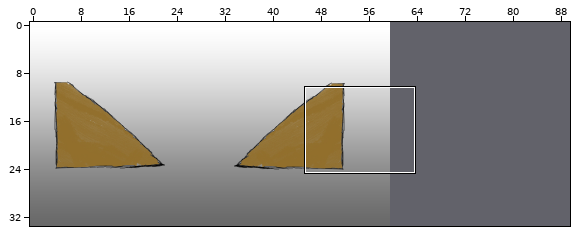
Two states of a Tiled map, android/assets/maps/Level5.tmx. Above: a wide view before the commit, with the close-up outlined.
Close-up. The starting point:
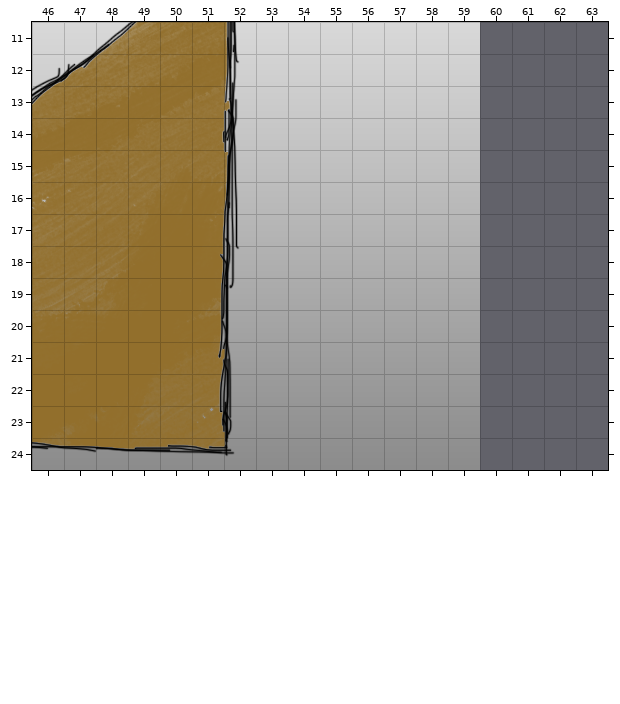
Cells are 32x32 px. Shown: x 46..63, y 11..24. The commit also changed other parts of the map, which this record leaves out. The old version is drawn lined up with the new one.
After the commit:
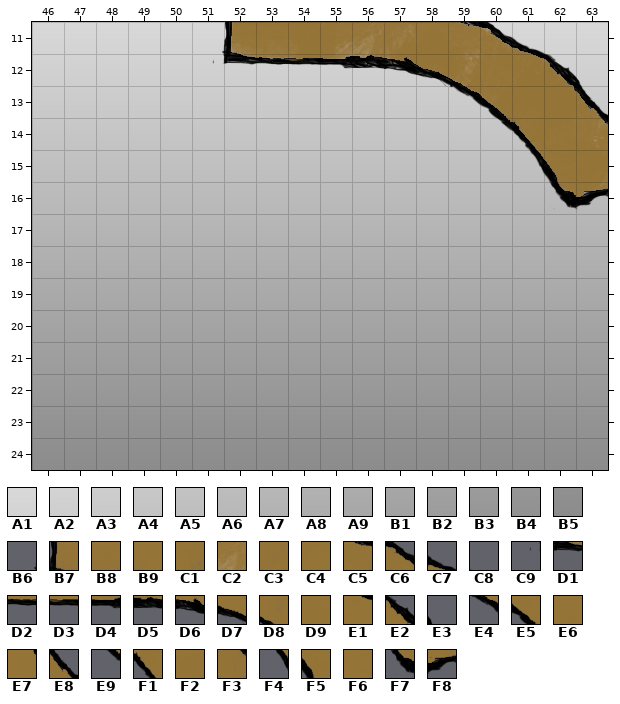
Key: from "Level2_Background": A1 600, A2 660, A3 720, A4 780, A5 840, A6 900, A7 960, A8 1020, A9 1080, B1 1140, B2 1200, B3 1260, B4 1320, B5 1380; from "Level3_Platform2": B6 30, B7 31, B8 32, B9 33, C1 34, C2 35, C3 36, C4 37, C5 38, C6 39, C7 40, C8 41, C9 45, D1 46, D2 47, D3 48, D4 49, D5 50, D6 51, D7 52, D8 53, D9 54, E1 55, E2 56, E3 57, E4 68, E5 69, E6 70, E7 71, E8 72, E9 84, F1 85, F2 86, F3 87, F4 100, F5 101, F6 102, F7 116, F8 117.
__ is an empty cell.
Tiles of an added or newly shown layer are drawn over the layers below it.
See-through tiles are keyed as they look on the map.
From old to new:
{"change": "map size 60x34 -> 90x34 cells"}
{"change": "layer \"Capa de Imagen 2\" removed"}
{"where": "layer \"Background\""}
{"y":11,"x":60,"old":"__ __ __ __","new":"A1 A1 A1 A1"}
{"y":12,"x":60,"old":"__ __ __ __","new":"A2 A2 A2 A2"}
{"y":13,"x":60,"old":"__ __ __ __","new":"A3 A3 A3 A3"}
{"y":14,"x":60,"old":"__ __ __ __","new":"A4 A4 A4 A4"}
{"y":15,"x":60,"old":"__ __ __ __","new":"A5 A5 A5 A5"}
{"y":16,"x":60,"old":"__ __ __ __","new":"A6 A6 A6 A6"}
{"y":17,"x":60,"old":"__ __ __ __","new":"A7 A7 A7 A7"}
{"y":18,"x":60,"old":"__ __ __ __","new":"A8 A8 A8 A8"}
{"y":19,"x":60,"old":"__ __ __ __","new":"A9 A9 A9 A9"}
{"y":20,"x":60,"old":"__ __ __ __","new":"B1 B1 B1 B1"}
{"y":21,"x":60,"old":"__ __ __ __","new":"B2 B2 B2 B2"}
{"y":22,"x":60,"old":"__ __ __ __","new":"B3 B3 B3 B3"}
{"y":23,"x":60,"old":"__ __ __ __","new":"B4 B4 B4 B4"}
{"y":24,"x":60,"old":"__ __ __ __","new":"B5 B5 B5 B5"}
{"where": "layer \"Platforms\" (added)"}
{"y":11,"x":51,"old":"__ __ __ __ __ __ __ __ __ __ __ __","new":"B6 B7 B8 B9 C1 C2 C3 C4 C5 C6 C7 C8"}
{"y":12,"x":51,"old":"__ __ __ __ __ __ __ __ __ __ __ __ __","new":"C9 D1 D2 D3 D4 D5 D6 D7 D8 D9 E1 E2 E3"}
{"y":13,"x":59,"old":"__ __ __ __ __","new":"E4 E5 E6 E7 E8"}
{"y":14,"x":60,"old":"__ __ __ __","new":"E9 F1 F2 F3"}
{"y":15,"x":61,"old":"__ __ __","new":"F4 F5 F6"}
{"y":16,"x":62,"old":"__ __","new":"F7 F8"}
